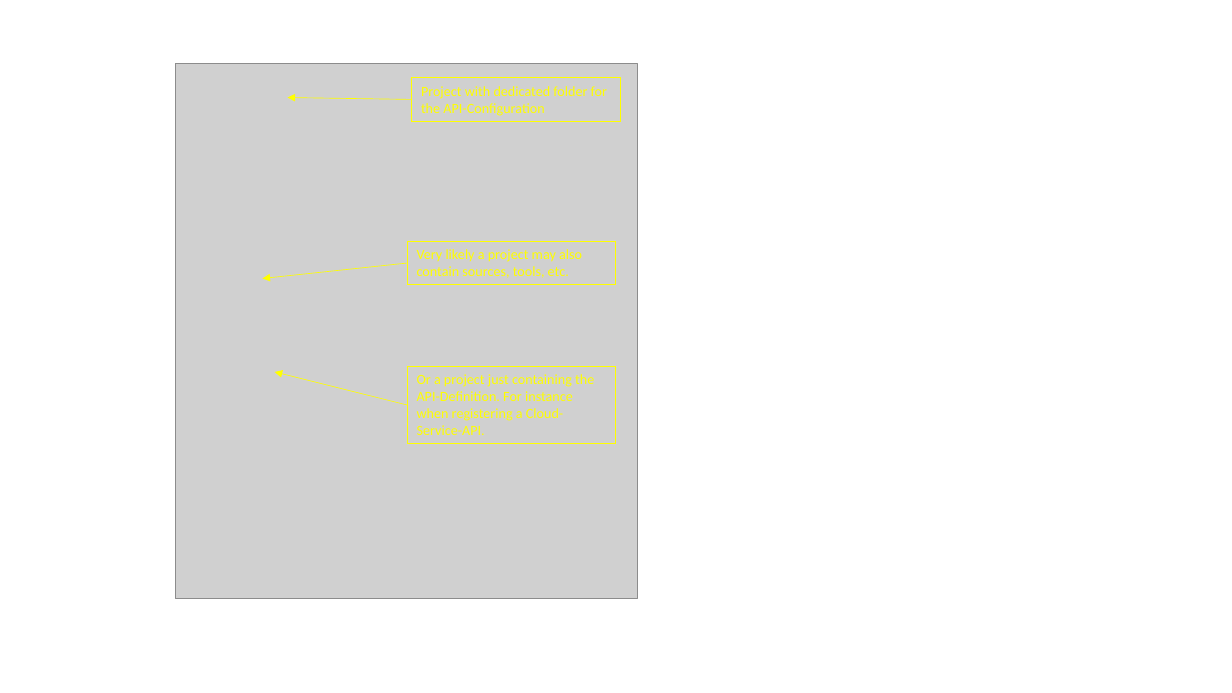
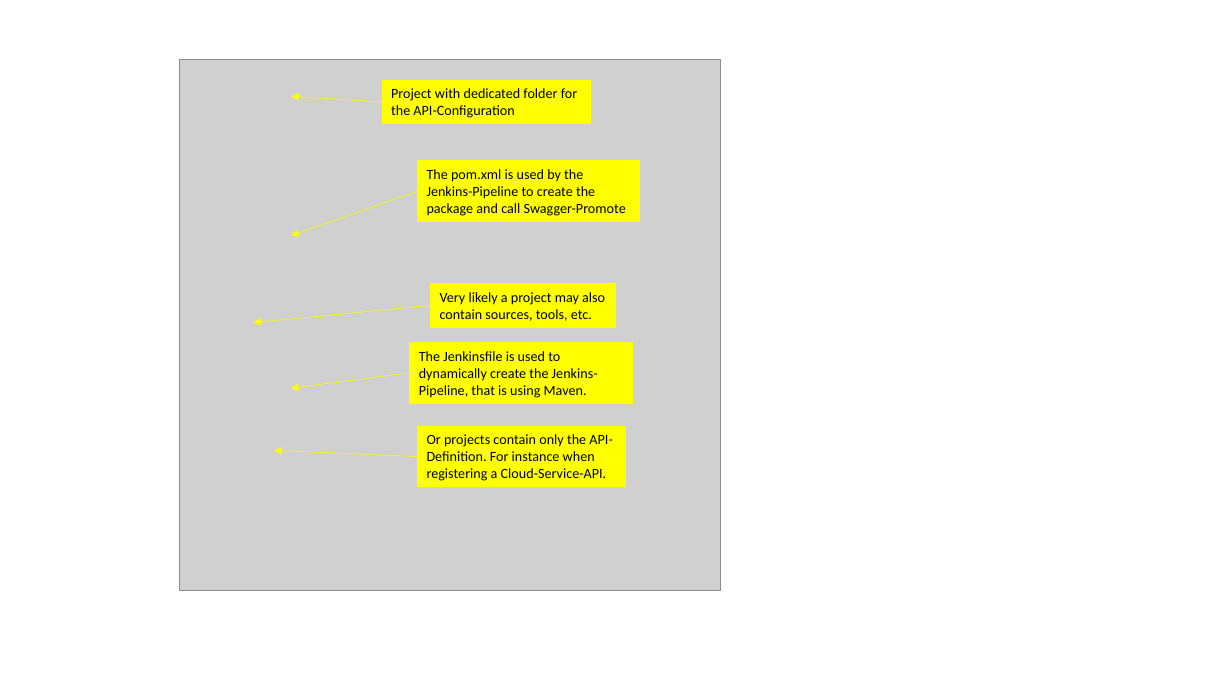
Before and after one commit to Axway-API-Management-Plus/apim-cli, a slide deck: slide 2 of misc/documentation/Images.pptx. Drawn at 1232x693 pixels with LibreOffice and Linux fonts; fonts in the diff are those of the drawing; grey boxes stand for pictures. Boxes give left, top, right and bottom in pixels: in the first picture for what was removed or moved away, otherwise in the second. Text is boxed around its words. In the diff, an @@ line names an element or a change of style, - is before the commit and + after.

```diff
--- a/misc/documentation/Images.pptx
+++ b/misc/documentation/Images.pptx
@@ picture: place and size @@
-picture at bbox=[176, 64, 638, 599]
+picture at bbox=[180, 59, 721, 591]
@@ rectangle "Project with dedicated folder for ...": place and size @@
-rectangle "Project with dedicated folder for ..." at bbox=[412, 78, 621, 121]
+rectangle "Project with dedicated folder for ..." at bbox=[382, 80, 591, 124]
@@ rectangle "Project with dedicated folder for ..." at bbox=[382, 80, 591, 124]: text colour #FFFF00 to #000000; fill none to #FFFF00 @@
@@ arrow moved from (412, 100) - (287, 98) to (382, 102) - (291, 96) @@
@@ rectangle added at bbox=[418, 161, 640, 222], fill #FFFF00, outline #FFFF00 0.75 pt, 11 pt, text #000000 @@
+The pom.xml is used by the Jenkins-Pipeline to create the package and call Swagger-Promote
@@ arrow added from (418, 191) to (291, 236), #FFFF00 0.5 pt @@
@@ rectangle "Very likely a project may ..." at bbox=[431, 284, 616, 327]: text colour #FFFF00 to #000000; fill none to #FFFF00 @@
@@ rectangle "Very likely a project may ...": place and size @@
-rectangle "Very likely a project may ..." at bbox=[408, 241, 616, 285]
+rectangle "Very likely a project may ..." at bbox=[431, 284, 616, 327]
@@ arrow moved from (408, 263) - (262, 278) to (431, 305) - (253, 323) @@
@@ rectangle added at bbox=[409, 343, 632, 404], fill #FFFF00, outline #FFFF00 0.75 pt, 11 pt, text #000000 @@
+The Jenkinsfile is used to dynamically create the Jenkins-Pipeline, that is using Maven.
@@ arrow added from (409, 373) to (291, 388), #FFFF00 0.5 pt @@
@@ rectangle "Or projects contain only the ...": place and size @@
-rectangle "Or projects contain only the ..." at bbox=[408, 366, 616, 444]
+rectangle "Or projects contain only the ..." at bbox=[418, 426, 627, 487]
@@ rectangle "Or projects contain only the ..." at bbox=[418, 426, 627, 487]: fill none to #FFFF00 @@
@@ text in rectangle at bbox=[427, 434, 612, 481]: text changed; text colour #FFFF00 to #000000 @@
-Or a project just containing the API-Definition. For instance when registering a Cloud-Service-API.
+Or projects contain only the API-Definition. For instance when registering a Cloud-Service-API.
@@ arrow moved from (408, 405) - (274, 372) to (418, 457) - (274, 451) @@
```
Also in this commit, not shown: 1 other slide changed, 1 other file.
